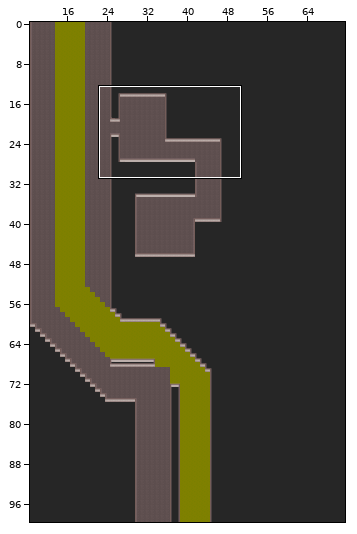
Tiled map: resources/scenes/map/sewageSection.tmx. Above, an overview of the earlier version with the close-up marked.
Close-up. Old version:
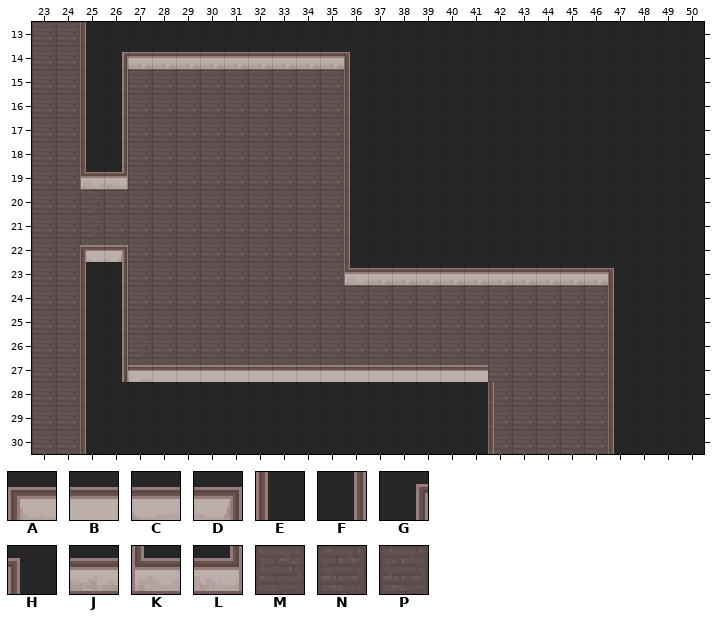
Cells are 16x16 px. Shown: x 23..50, y 13..30. The commit also changed other parts of the map, which this record leaves out. The old version is drawn lined up with the new one.
Key: from "FULL_DESERT_TILESET_WIP": A 119, B 120, C 123, D 124, E 183, F 188, G 218, H 218 flipped left-right, J 219, K 247, L 250, M 346, N 407, P 443.
_ is an empty cell.
Layer "Floor, background and sewage" before, first column x 23:
13 NN__________________________
14 NN__________________________
15 NN__PPPPPPPPP_______________
16 NN__PPPPPPPPP_______________
17 NN__PPPPPPPPP_______________
18 NN__PPPPPPPPP_______________
19 NNK_PPPPPPPPP_______________
20 NNMPPPPPPPPPP_______________
21 NNMPPPPPPPPPP_______________
22 NNMPPPPPPPPPP_______________
23 NN__PPPPPPPPP_______________
24 NN__PPPPPPPPPPPPPPPPPPPP____
25 NN__PPPPPPPPPPPPPPPPPPPP____
26 NN__MPPPPPPPPPPPPPPPPPPP____
27 NN__MPPPPPPPPPPPPPPPPPPP____
28 NN_________________PPPPP____
29 NN_________________PPPPP____
30 NN_________________PPPPP____
Layer "Barriers" before, first column x 23:
13 __E_________________________
14 __EGJJJJJJJJJH______________
15 __EF_________E______________
16 __EF_________E______________
17 __EF_________E______________
18 __EF_________E______________
19 __KL_________E______________
20 _____________E______________
21 _____________E______________
22 __AD_________E______________
23 __EF_________KJJJJJJJJJJH___
24 __EF____________________E___
25 __EF____________________E___
26 __EF____________________E___
27 __EFCBBBBBBBBBBBBBB_____E___
28 __E________________E____E___
29 __E________________E____E___
30 __E________________E____E___
The result:
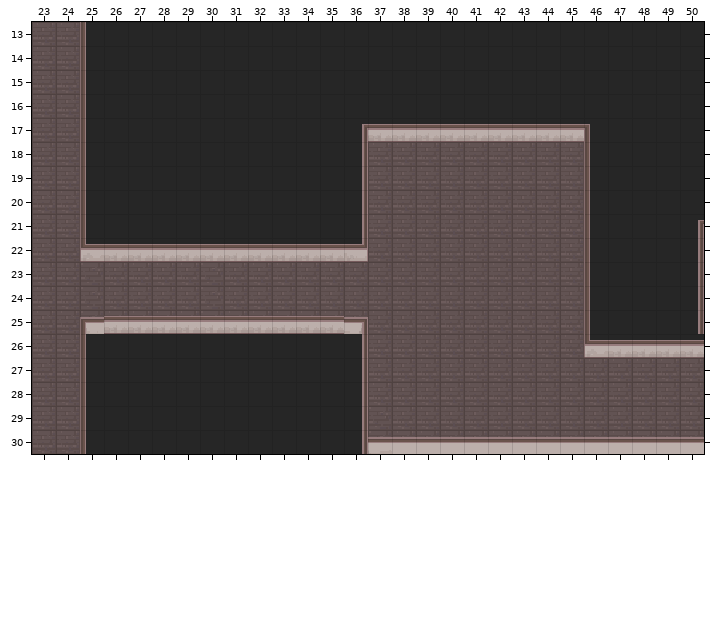
Difference:
map size 50x100 -> 75x100 cells
Layer "Floor, background and sewage":
The edit turns tile M into tile K in row 22 at x 25.
The edit turns tile P into tile M in row 25 at x 30.
There is now tile M in rows 23 to 25 at x 25; in rows 29 to 30 at x 37.
There is now tile P in rows 18 to 22 at x 37 to 45; in row 23 at x 26 and 36 to 45; in rows 24 to 25 at x 26; in row 27 at x 47 to 50; in row 28 at x 37 to 41 and 47 to 50; in rows 29 to 30 at x 38 to 41 and 47 to 50.
Tile K is removed in row 19 at x 25.
Tile M is removed in rows 20 to 21 at x 25; in rows 26 to 27 at x 27.
Tile P is removed in rows 15 to 19 at x 27 to 35; in rows 20 to 22 at x 26 to 35; in rows 24 to 25 at x 46; in row 26 at x 28 to 36 and 46; in row 27 at x 28 to 36.
Layer "Barriers":
The edit turns tile E into tile A in row 25 at x 25.
The edit turns tile E into tile B in row 30 at x 42 and 47.
There is now tile B in row 30 at x 38 to 41, 43 to 46 and 48 to 50.
There is now tile C in row 30 at x 37.
There is now tile D in row 25 at x 36.
The edit turns tile J into tile E in row 23 at x 46.
The edit turns tile K into tile E in row 19 at x 25.
There is now tile E in rows 18 to 19 at x 46; in rows 20 to 21 at x 25 and 46; in row 22 at x 46; in rows 24 to 25 at x 46.
The edit turns tile B into tile F in row 27 at x 36.
The edit turns tile E into tile F in rows 18 to 21 at x 36.
There is now tile F in rows 22 to 25 at x 50; in row 26 at x 36; in rows 28 to 30 at x 36.
The edit turns tile E into tile G in row 17 at x 36.
There is now tile G in row 21 at x 50.
There is now tile H in row 17 at x 46.
The edit turns tile D into tile J in row 22 at x 26.
The edit turns tile E into tile J in row 26 at x 47.
The edit turns tile F into tile J in row 25 at x 26.
There is now tile J in row 17 at x 37 to 45; in row 22 at x 27 to 35; in row 25 at x 27 to 35; in row 26 at x 48 to 50.
The edit turns tile A into tile K in row 22 at x 25.
There is now tile K in row 26 at x 46.
The edit turns tile E into tile L in row 22 at x 36.
Tile B is removed in row 27 at x 28 to 35 and 37 to 41.
Tile C is removed in row 27 at x 27.
Tile E is removed in rows 15 to 16 at x 36; in row 23 at x 25; in row 24 at x 25 and 47; in row 25 at x 47; in row 27 at x 47; in rows 28 to 29 at x 42 and 47.
Tile F is removed in rows 15 to 18 at x 26; in rows 23 to 24 at x 26; in rows 26 to 27 at x 26.
Tile G is removed in row 14 at x 26.
Tile H is removed in row 14 at x 36; in row 23 at x 47.
Tile J is removed in row 14 at x 27 to 35; in row 23 at x 37 to 45.
Tile K is removed in row 23 at x 36.
Tile L is removed in row 19 at x 26.
Where, in picture pixels (left, top, right, bottom), the same in both close-ups:
changed: (80, 52, 704, 454)
